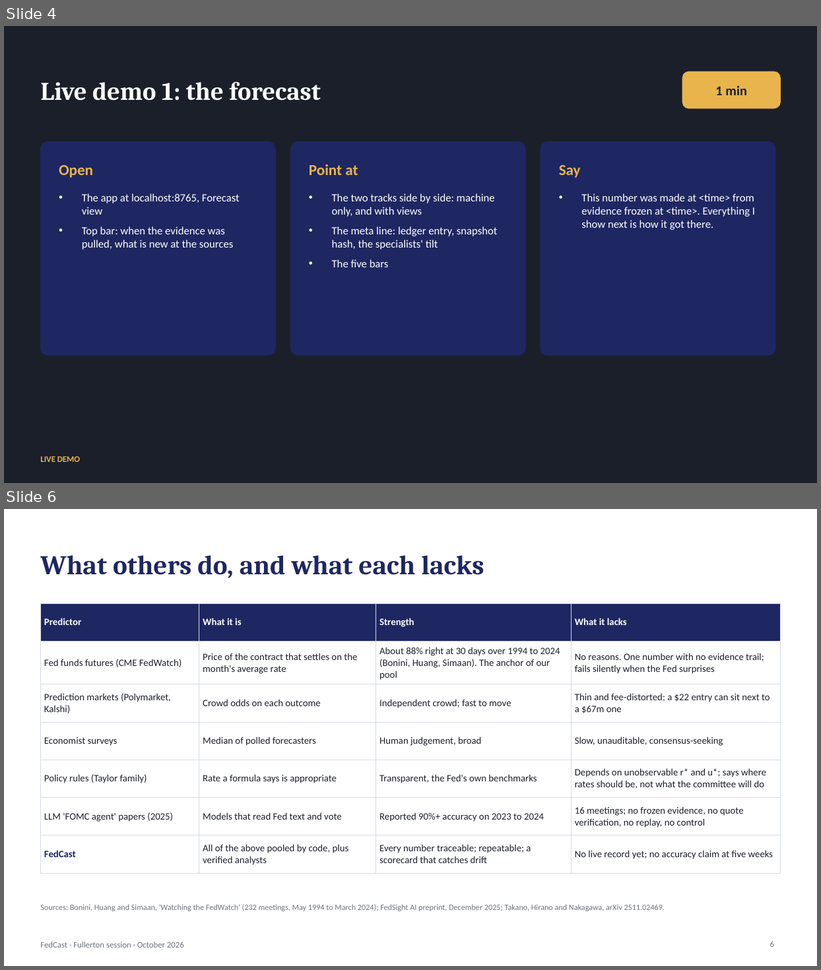
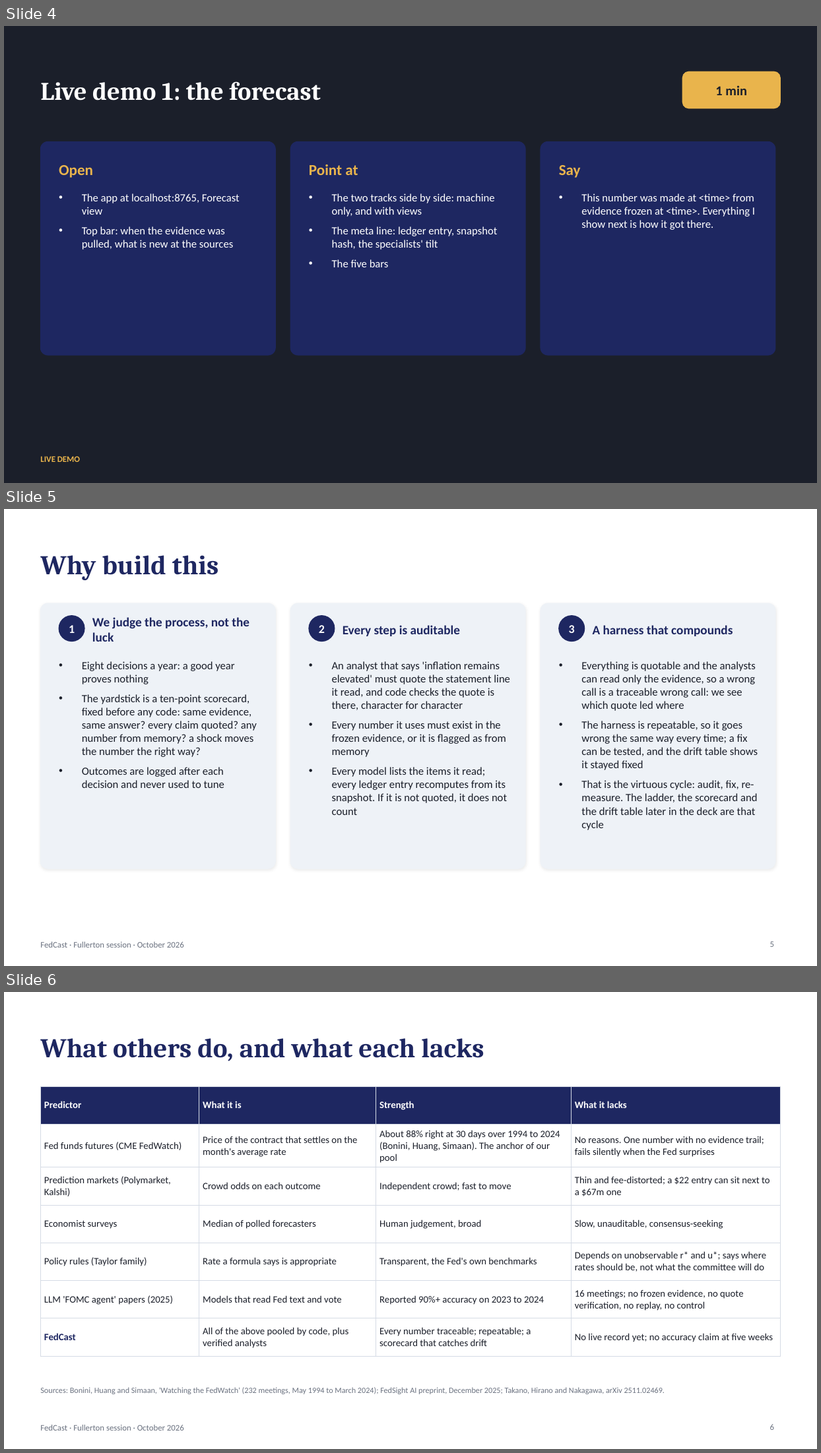
Before and after one commit to kmt112/fed-forecast, a slide deck: docs/FedCast_Fullerton.pptx. Shown one above the other, each under a label of ours: slides 4 and 6 before the commit, slides 4, 5 and 6 after it; the slides between them are not shown. The pictures are 821x970 and 821x1453 pixels, drawn with LibreOffice and Linux fonts; fonts in the diff are those of the drawing. Boxes give left, top, right and bottom in pixels: in the first picture for what was removed or moved away, otherwise in the second. Text is boxed around its words. In the diff, an @@ line names an element or a change of style, - is before the commit and + after.

```diff
--- a/docs/FedCast_Fullerton.pptx
+++ b/docs/FedCast_Fullerton.pptx
@@ slide 5 added at [4,509,817,966], background #FFFFFF; not listed: 1 template element that a slide beside it also shows @@
@@ title added at [40,555,219,580], 32 pt, text #1E2761, bold @@
+Why build this
@@ rounded rectangle added at [40,603,275,869], fill #EEF2F7, outline #EEF2F7 1 pt @@
@@ rounded rectangle added at [290,603,525,869], fill #EEF2F7, outline #EEF2F7 1 pt @@
@@ rounded rectangle added at [541,603,776,869], fill #EEF2F7, outline #EEF2F7 1 pt @@
@@ ellipse added at [59,616,85,642], fill #1E2761, outline #1E2761 1 pt @@
@@ text added at [69,625,75,633], 14 pt, text #FFFFFF, bold @@
+1
@@ text added at [92,617,250,642], 15 pt, text #1E2761, bold @@
+We judge the process, not the luck
@@ ellipse added at [309,616,335,642], fill #1E2761, outline #1E2761 1 pt @@
@@ text added at [319,625,325,633], 14 pt, text #FFFFFF, bold @@
+2
@@ text added at [343,625,461,636], 15 pt, text #1E2761, bold @@
+Every step is auditable
@@ ellipse added at [559,616,585,642], fill #1E2761, outline #1E2761 1 pt @@
@@ text added at [569,625,575,633], 14 pt, text #FFFFFF, bold @@
+3
@@ text added at [593,625,733,636], 15 pt, text #1E2761, bold @@
+A harness that compounds
@@ text added at [82,661,257,788], 13 pt, text #1B1F2A @@
+• Eight decisions a year: a good year proves nothing
+• The yardstick is a ten-point scorecard, fixed before any code: same evidence, same answer? every claim quoted? any number from memory? a shock moves the number the right way?
+• Outcomes are logged after each decision and never used to tune
@@ text added at [332,661,510,815], 13 pt, text #1B1F2A @@
+• An analyst that says 'inflation remains elevated' must quote the statement line it read, and code checks the quote is there, character for character
+• Every number it uses must exist in the frozen evidence, or it is flagged as from memory
+• Every model lists the items it read; every ledger entry recomputes from its snapshot. If it is not quoted, it does not count
@@ text added at [582,661,758,830], 13 pt, text #1B1F2A @@
+• Everything is quotable and the analysts can read only the evidence, so a wrong call is a traceable wrong call: we see which quote led where
+• The harness is repeatable, so it goes wrong the same way every time; a fix can be tested, and the drift table shows it stayed fixed
+• That is the virtuous cycle: audit, fix, re-measure. The ladder, the scorecard and the drift table later in the deck are that cycle
@@ page number added at [770,942,774,947], 10 pt, text #6B7280 @@
+5
```
Also in this commit, not shown: 9 slides changed, 1 other slide added, 5 slides removed, 2 other files.
